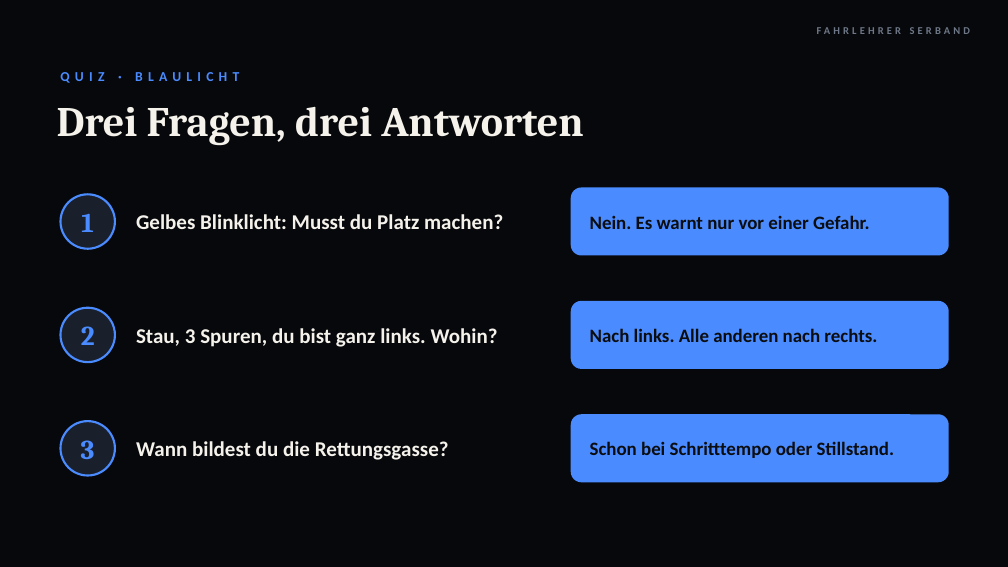
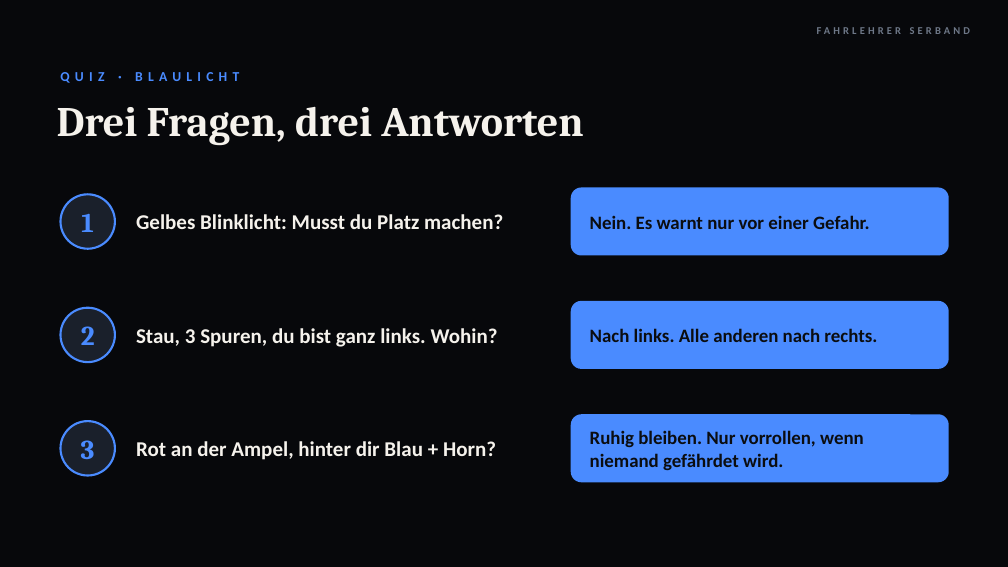
Before and after one commit to serband1995-hue/Fahrlehrer-Kompass-, a slide deck: slide 23 of theorie/lektion11/Lektion11_Besondere_Situationen.pptx. Drawn at 1008x567 pixels with LibreOffice and Linux fonts; fonts in the diff are those of the drawing; background and template pictures are left out. Boxes give left, top, right and bottom in pixels: in the first picture for what was removed or moved away, otherwise in the second. Text is boxed around its words. In the diff, an @@ line names an element or a change of style, - is before the commit and + after.

```diff
--- a/theorie/lektion11/Lektion11_Besondere_Situationen.pptx
+++ b/theorie/lektion11/Lektion11_Besondere_Situationen.pptx
@@ text at box(136, 441, 496, 460): text changed @@
-Wann bildest du die Rettungsgasse?
+Rot an der Ampel, hinter dir Blau + Horn?
@@ text at box(590, 430, 864, 471): text changed @@
-Schon bei Schritttempo oder Stillstand.
+Ruhig bleiben. Nur vorrollen, wenn niemand gefährdet wird.
```
Also in this commit, not shown: 21 other slides changed, 1 slide added, 1 slide removed, 2 other files.
